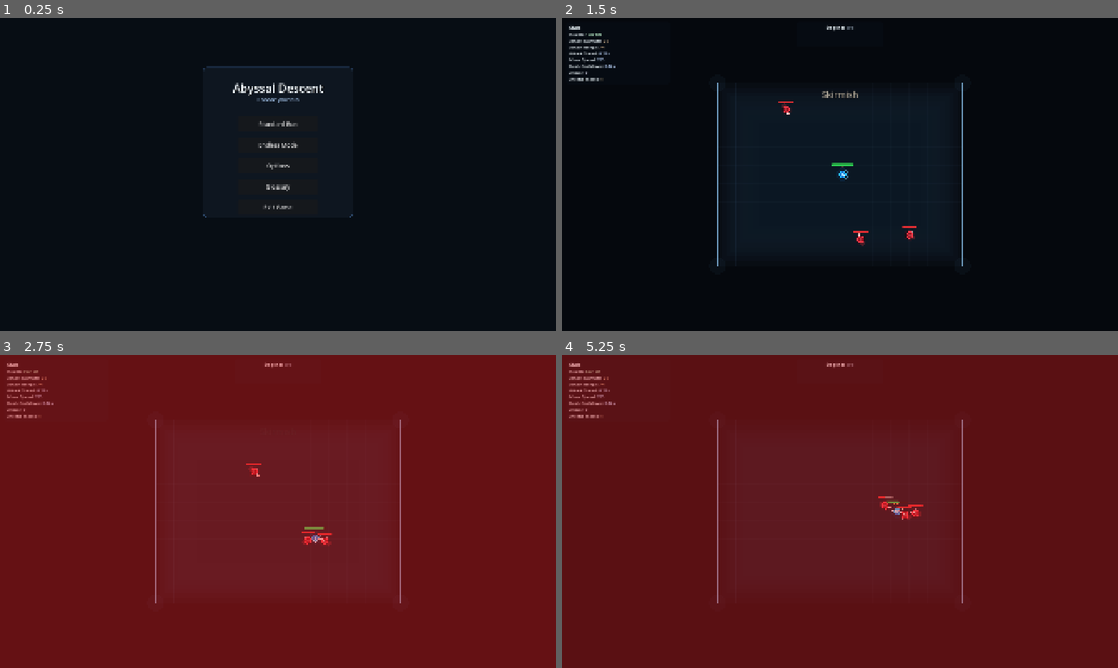
Above: before the commit, frames 1-4 (two rows, left to right).
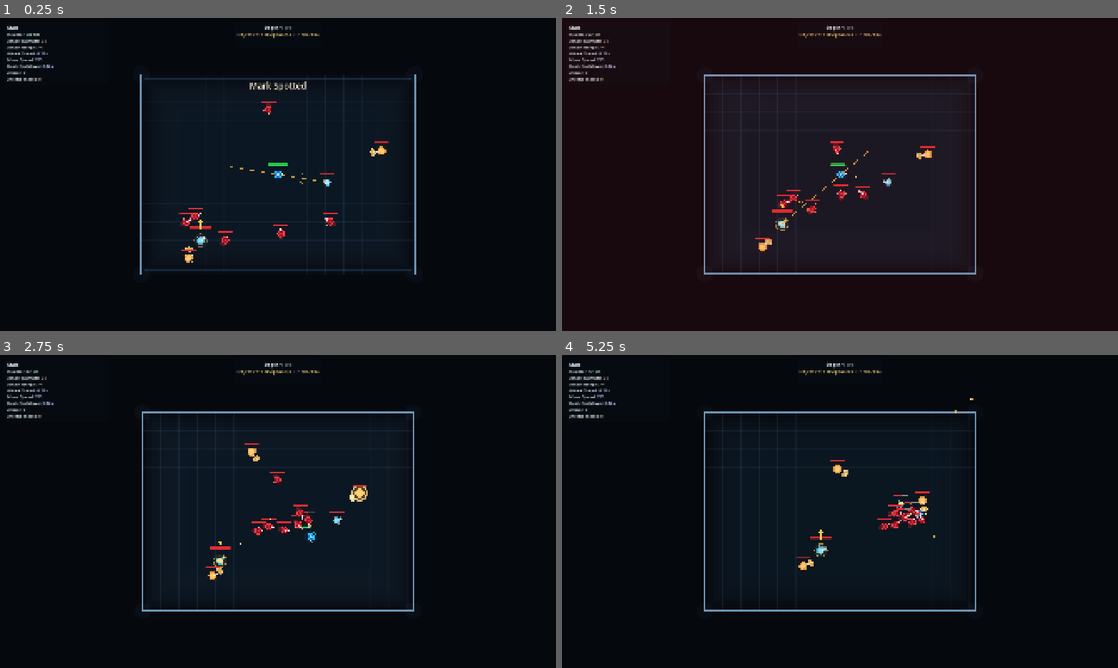
Above: after the commit, the same moments.

Repository: Excellund/AbyssalDescent
Game: Godot game, scene res://scenes/Menu.tscn
Two runs of this game, one before a commit and one after it. Both use one fixed random seed, a clock stepped at 60 frames per second and the inputs below. Sound files missing from this copy of the repository are replaced by a short silence.
Inputs (mouse positions are in pixels of both pictures, inside the frame that each line leads up to):
- Up to frame 1 (0.25 s): no input
- Up to frame 2 (1.5 s): click (840, 146) at 0.5 s, where only the run before the commit has a clickable "Endless Mode"; move the mouse to (962, 158) at 1.27 s; hold D (move_right) from 1.28 s (still down); click (962, 158) at 1.35 s
- Up to frame 3 (2.75 s): move the mouse to (166, 527) at 2.02 s; release D (move_right) at 2.03 s; hold S (move_down) from 2.03 s (still down); click (166, 527) at 2.1 s
- Up to frame 4 (5.25 s): move the mouse to (895, 442) at 2.77 s; release S (move_down) at 2.78 s; hold D (move_right) 2.78-3.53 s; tap Space (dash) at 2.85 s; click (895, 442) at 3.05 s; move the mouse to (812, 574) at 3.52 s; hold W (move_up) 3.53-4.28 s; tap E (interact) at 3.6 s; click (812, 574) at 3.8 s; move the mouse to (1006, 558) at 4.27 s; hold A (move_left) from 4.28 s (still down); click (1006, 558) at 4.35 s; move the mouse to (673, 464) at 5.02 s; click (673, 464) at 5.1 s

The runs differ from the first frame. In frame 1, 4.1% of the frame differs, in the area x 1-75%, y 2-82%; in frame 2, 3.5%; in frame 3, 100%, in the area x 0-100%, y 0-100%; in frame 4, 100%.

Commit message:
Add two-stage mission reward flow and UI tweaks

Diff:
--- a/scenes/Main.tscn
+++ b/scenes/Main.tscn
@@ -11,5 +11,6 @@
 boss_room_music = ExtResource("3_vcsgt")
 music_volume_db = -50.0
 debug_start_power_ids = PackedStringArray("razor_wind", "execution_edge")
+debug_start_encounter = 7
 
 [node name="Player" parent="." unique_id=1831438957 instance=ExtResource("1_elqb8")]
--- a/scripts/reward_selection_ui.gd
+++ b/scripts/reward_selection_ui.gd
@@ -23,6 +23,9 @@
 var boon_hovered_index: int = -1
 var boon_reveal_time: float = 0.0
 var reward_selection_mode: int = ENUMS.RewardMode.BOON
+var mission_reward_stage: int = 0
+var pending_mission_upgrade_choice: Dictionary = {}
+var current_player: Node2D
 
 var boon_layer: CanvasLayer
 var boon_title_label: Label
@@ -56,6 +59,10 @@
 	boon_selection_active = false
 	pending_initial_boon = false
 	reward_selection_mode = ENUMS.RewardMode.BOON
+	mission_reward_stage = 0
+	pending_mission_upgrade_choice = {}
+	current_player = null
+	current_player_mutator = {}
 	boon_choices.clear()
 	if boon_layer != null:
 		boon_layer.visible = false
@@ -65,12 +72,15 @@
 	pending_initial_boon = is_initial
 	boon_title_text = title
 	reward_selection_mode = mode
+	mission_reward_stage = 0
+	pending_mission_upgrade_choice = {}
+	current_player = player
 	current_player_mutator = player_mutator
 	_apply_mode_theme()
 	if reward_selection_mode == ENUMS.RewardMode.ARCANA:
 		boon_choices = _roll_arcana_choices(boon_choice_count, power_registry, player, rng)
 	elif reward_selection_mode == ENUMS.RewardMode.HARD:
-		boon_choices = _roll_objective_mutator_choice(player_mutator)
+		boon_choices = _roll_objective_choices(boon_choice_count, power_registry, player, rng)
 	else:
 		boon_choices = _roll_boon_choices(boon_choice_count, power_registry, player, rng)
 	boon_confirm_lock_time = boon_reveal_duration + 0.08
@@ -95,15 +105,35 @@
 	if Input.is_action_just_pressed("attack"):
 		if boon_hovered_index >= 0 and boon_hovered_index < boon_choices.size():
 			var picked := boon_choices[boon_hovered_index]
+			if reward_selection_mode == ENUMS.RewardMode.HARD and mission_reward_stage == 0 and _has_mission_bonus_mutator():
+				pending_mission_upgrade_choice = picked
+				mission_reward_stage = 1
+				boon_choices = _roll_objective_mutator_choice(current_player_mutator)
+				boon_confirm_lock_time = boon_reveal_duration + 0.08
+				boon_reveal_time = 0.0
+				boon_hovered_index = -1
+				_apply_boon_card_styles(-1)
+				_refresh_boon_ui(current_player)
+				return
 			var mode := reward_selection_mode
 			var initial := pending_initial_boon
+			var emitted_choice := picked
+			if mode == ENUMS.RewardMode.HARD and mission_reward_stage == 1 and not pending_mission_upgrade_choice.is_empty():
+				emitted_choice = {
+					"mission_upgrade": pending_mission_upgrade_choice,
+					"mission_mutator": picked
+				}
 			boon_selection_active = false
 			boon_choices.clear()
 			if boon_layer != null:
 				boon_layer.visible = false
 			reward_selection_mode = ENUMS.RewardMode.BOON
+			mission_reward_stage = 0
+			pending_mission_upgrade_choice = {}
+			current_player = null
+			current_player_mutator = {}
 			pending_initial_boon = false
-			emit_signal("reward_selected", picked, mode, initial)
+			emit_signal("reward_selected", emitted_choice, mode, initial)
 			return
 
 func _create_ui() -> void:
@@ -223,15 +253,9 @@
 	if boon_layer == null:
 		return
 	boon_layer.visible = true
-	boon_title_label.text = boon_title_text
+	boon_title_label.text = _get_boon_title_text()
 	if boon_subtitle_label != null:
-		var is_arcana := reward_selection_mode == ENUMS.RewardMode.ARCANA
-		if is_arcana and pending_initial_boon:
-			boon_subtitle_label.text = "Arcana are rare powers that permanently shape your run"
-		elif reward_selection_mode == ENUMS.RewardMode.HARD:
-			boon_subtitle_label.text = "Claim this objective mutator to empower your run"
-		else:
-			boon_subtitle_label.text = "Revealing your options\u2026"
+		boon_subtitle_label.text = _get_boon_subtitle_text()
 
 	for i in range(boon_card_labels.size()):
 		var panel := boon_card_panels[i]
@@ -274,6 +298,37 @@
 		label.modulate = Color(1.0, 1.0, 1.0, 0.95)
 
 	_update_boon_reveal_visuals()
+
+func _has_mission_bonus_mutator() -> bool:
+	return reward_selection_mode == ENUMS.RewardMode.HARD and not current_player_mutator.is_empty()
+
+func _get_boon_title_text() -> String:
+	if _has_mission_bonus_mutator():
+		if mission_reward_stage == 0:
+			return "%s (1/2)" % boon_title_text
+		return "Claim Mission Mutator (2/2)"
+	return boon_title_text
+
+func _get_boon_subtitle_text() -> String:
+	var is_arcana := reward_selection_mode == ENUMS.RewardMode.ARCANA
+	var reveal_complete := boon_confirm_lock_time <= 0.0
+	if is_arcana and pending_initial_boon:
+		if reveal_complete:
+			return "Choose one - it will grow stronger every time you claim it"
+		return "Arcana are rare powers that permanently shape your run"
+	if reward_selection_mode == ENUMS.RewardMode.HARD:
+		if mission_reward_stage == 0:
+			if reveal_complete:
+				return "Step 1 of 2: Select a card to claim your reward"
+			return "Step 1 of 2: Preparing your choices..."
+		if reveal_complete:
+			return "Step 2 of 2: claim your bonus mission mutator"
+		return "Permanent upgrade locked in. Bonus mutator ready to claim"
+	if reveal_complete:
+		if is_arcana:
+			return "Add another stack and push your stats further"
+		return "Select a card to claim your reward"
+	return "Preparing your choices..."
 
 func _roll_boon_choices(choice_count: int, power_registry: Node, player: Node2D, rng: RandomNumberGenerator) -> Array[Dictionary]:
 	var pool: Array[Dictionary] = power_registry.call("get_upgrade_pool", player)
@@ -472,23 +527,7 @@
 		stack_label.modulate.a = eased
 
 	if boon_subtitle_label != null:
-		var is_arcana := reward_selection_mode == ENUMS.RewardMode.ARCANA
-		if boon_confirm_lock_time <= 0.0:
-			if is_arcana and pending_initial_boon:
-				boon_subtitle_label.text = "Choose one — it will grow stronger every time you claim it"
-			elif is_arcana:
-				boon_subtitle_label.text = "Add another stack and push your stats further"
-			elif reward_selection_mode == ENUMS.RewardMode.HARD:
-				boon_subtitle_label.text = "Objective mutators stack and refresh when repeated"
-			else:
-				boon_subtitle_label.text = "Select a card to claim your reward"
-		else:
-			if is_arcana and pending_initial_boon:
-				boon_subtitle_label.text = "Arcana are rare powers that permanently shape your run"
-			elif reward_selection_mode == ENUMS.RewardMode.HARD:
-				boon_subtitle_label.text = "Mission rewards now grant objective mutators"
-			else:
-				boon_subtitle_label.text = "Preparing your choices\u2026"
+		boon_subtitle_label.text = _get_boon_subtitle_text()
 
 func _get_mutator_icon_texture(icon_shape_id: String) -> Texture2D:
 	match icon_shape_id:
--- a/scripts/world_generator.gd
+++ b/scripts/world_generator.gd
@@ -1438,7 +1438,7 @@
 		_apply_arcana_to_player(String(choice["id"]))
 		arcana_rewards_taken.append(String(choice["name"]))
 	elif mode == ENUMS.RewardMode.HARD:
-		_apply_objective_mutator(choice)
+		_apply_mission_reward(choice)
 	else:
 		_apply_boon_to_player(String(choice["id"]))
 		boons_taken.append(String(choice["name"]))
@@ -1457,18 +1457,24 @@
 		player.call("apply_upgrade", boon_id)
 
 func _apply_mission_reward(choice: Dictionary) -> void:
-	var chosen_id := String(choice.get("id", ""))
+	var chosen_upgrade := choice.get("mission_upgrade", choice) as Dictionary
+	var chosen_mutator := choice.get("mission_mutator", {}) as Dictionary
+	var chosen_id := String(chosen_upgrade.get("id", ""))
 	if chosen_id.is_empty():
 		return
 	_apply_boon_to_player(chosen_id)
-	boons_taken.append(String(choice.get("name", chosen_id)))
-	var bonus_boon := _roll_bonus_mission_boon(chosen_id)
-	if bonus_boon.is_empty():
-		return
-	_apply_boon_to_player(String(bonus_boon.get("id", "")))
-	boons_taken.append(String(bonus_boon.get("name", "")))
+	boons_taken.append(String(chosen_upgrade.get("name", chosen_id)))
 	if is_instance_valid(hud):
-		hud.show_banner("Mission Bonus", String(bonus_boon.get("name", "")))
+		hud.show_banner("Mission Reward", String(chosen_upgrade.get("name", chosen_id)))
+	if not chosen_mutator.is_empty():
+		_apply_objective_mutator(chosen_mutator)
+		return
+	if current_room_player_mutator.is_empty():
+		return
+	_apply_objective_mutator({
+		"name": String(current_room_player_mutator.get(ENCOUNTER_CONTRACTS.MUTATOR_KEY_NAME, "Objective Mutator")),
+		"full_data": current_room_player_mutator
+	})
 
 func _roll_bonus_mission_boon(excluded_id: String) -> Dictionary:
 	if not is_instance_valid(power_registry_instance):
Not shown, changed: export_presets.cfg
